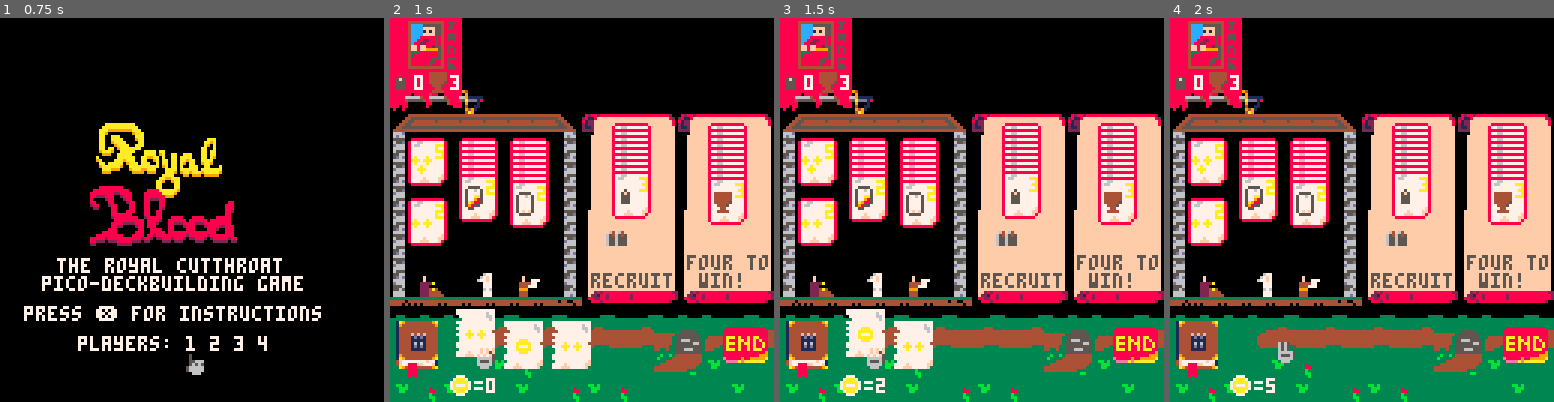
Above: before the commit, frames 1-4 (left to right).
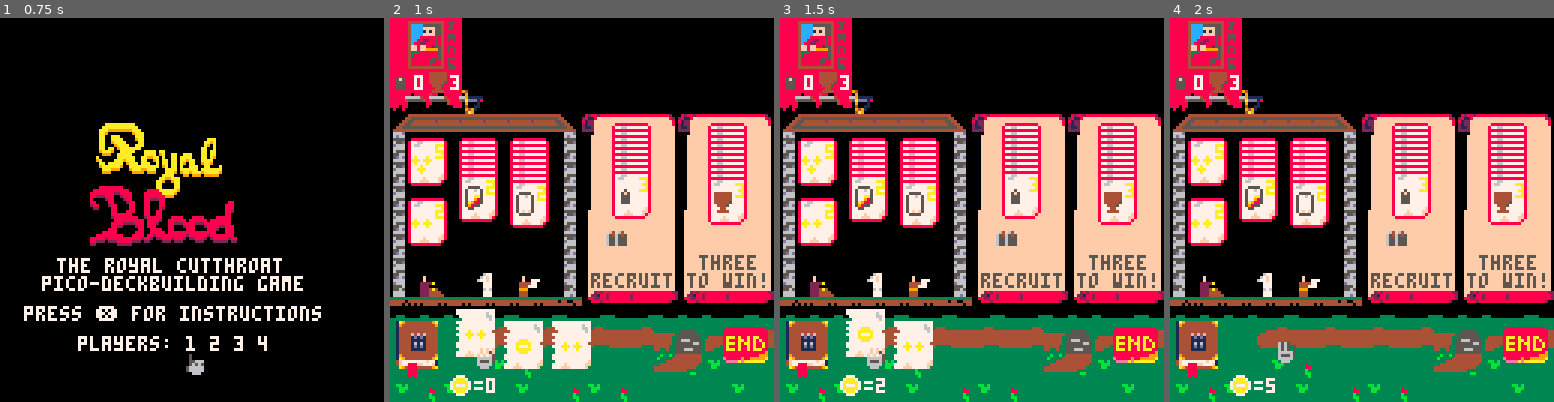
Above: after the commit, the same moments.

Repository: HingeAntoine/MedievalBuilder
Game: PICO-8 cartridge medievalbuilder.p8
Two runs of this game, one before a commit and one after it. Both use one fixed random seed, a clock stepped at 60 frames per second and the inputs below.
Inputs:
- Up to frame 1 (0.75 s): tap X (X key) at 0.33 s; tap O (Z key) at 0.7 s
- Up to frame 2 (1 s): no input
- Up to frame 3 (1.5 s): tap X (X key) at 1.07 s
- Up to frame 4 (2 s): hold Right from 1.6 s (still down); tap O (Z key) at 1.7 s; tap X (X key) at 1.85 s

Frame 1 is identical in both runs. In frame 2, 0.6% of the frame differs, in the area x 77-99%, y 61-71%; in frame 3, 0.6%; in frame 4, 0.6%.

Commit message:
Destroy cards from discard effect
Working destroy card from discard effect.

Diff:
--- a/medievalbuilder.p8
+++ b/medievalbuilder.p8
@@ -20,6 +20,7 @@
 zone_selected=1
 
 show_discard=false
+dest_card=0
 
 player_win=0
 start_screen=true
@@ -75,9 +76,11 @@
 constwin =3
 constslay=4
 constgrail=5
+constdest=6
 constnill=99
 
 function init_jobs()
+ -- working
 	local banker={
  	jobspr=29,
  	top_card={
@@ -94,6 +97,7 @@
   	inf=false}
 	}
 
+	--working
 	local librarian={
 	 jobspr=45,
  	top_card={
@@ -110,6 +114,7 @@
   	inf=false}
 	}
 
+	--todo
 	local wizard={
 	 jobspr=18,
  	top_card={
@@ -126,22 +131,24 @@
   	inf=false}
 	}
 
+	--todo
 	local priest={
 	 jobspr=54,
  	top_card={
-  	card=create_card(53,{{constnill,3}}),
+  	card=create_card(53,{{constdest,3}}),
   	price=6,
   	inf=false},
  	med_card={
-  	card=create_card(52,{{constnill,2}}),
+  	card=create_card(52,{{constdest,2}}),
   	price=4,
   	inf=false},
  	low_card={
-  	card=create_card(51,{{constnill,1}}),
+  	card=create_card(51,{{constdest,1}}),
   	price=2,
   	inf=false}
 	}
 
+	--working
 	local dragon={
 	 questspr={61,62},
 	 text={"slay it"},
@@ -159,6 +166,7 @@
   	inf=false}
 	}
 
+ --working
  local soldiers={
 	 questspr={},
 	 text={"recruit"},
@@ -176,9 +184,10 @@
   	inf=false}
 	}
 
+ --working/to tweak
  local grail={
 	 questspr={},
-	 text={"four to"," win!"},
+	 text={" three","to win!"},
  	top_card={
   	card=create_card(50,{{constgrail,3}}),
   	price=7,
@@ -193,6 +202,7 @@
   	inf=false}
 	}
 
+	-- working
 	local king={
 	 questspr={},
 	 text={"become","king!"},
@@ -391,18 +401,27 @@
    end
    p_win(winner)
   end
+ --win the game
  elseif eff_type==constwin then
   p_win(curr_player)
+ -- slay the dragon
  elseif eff_type==constslay then
   dragon_hp-=eff_param
   if dragon_hp<=0 then
    p_win(curr_player)
   end
+ -- find the grails
  elseif eff_type==constgrail then
   grails += eff_param
-  if grails >= 4 then
+  if grails >= 3 then
    p_win(curr_player)
   end
+ --destroy card from discard
+ elseif eff_type==constdest then
+  show_discard=true
+  curr_card=0
+  zone_selected=3
+  dest_card=eff_param
  end
 end
 
@@ -502,7 +521,7 @@
    end
 
    if curr_disc[i]>win_discarded[i][2] then
-     win_discarded[i]={curr_disc[i]-3,curr_disc[i]}
+    win_discarded[i]={curr_disc[i]-3,curr_disc[i]}
    end
   end
 
@@ -536,6 +555,27 @@
    zone_selected =2
    curr_playfield=5
   end
+ end
+
+ if btnp(4) and dest_card>0 then
+  sfx(1)
+  dest_card-=1
+  if discarded_zone==2 then
+   del(cards_played,cards_played[curr_disc[2]])
+  elseif discarded_zone==1 then
+   del(players[curr_player].discard,players[curr_player].discard[curr_disc[1]])
+  end
+
+  if curr_disc[1]>#players[curr_player].discard then
+   curr_disc[1]=#players[curr_player].discard
+  elseif curr_disc[2]>#cards_played then
+   curr_disc[2]=#cards_played
+  end
+
+  return
+ elseif btnp(5) and dest_card>0 then
+  dest_card=0
+  return
  end
 
  if btnp(4) or btnp(5) then
@@ -776,6 +816,14 @@
  rect(19,19,99,99,8)
  rect(20,20,98,98,7)
 
+ if dest_card>0 then
+  rectfill(19,19,99,109,15)
+  rect(18,18,100,110,7)
+  rect(19,19,99,109,8)
+  rect(20,20,98,108,7)
+  print(dest_card.." left to destroy\n🅾️ dest, ❎ cancel", 24, 92, 0)
+ end
+
  print("discarded",22,22,0)
  draw_cards_hand(players[curr_player].discard,
   curr_disc[1],
@@ -875,6 +924,7 @@
  if turn_start then
   draw_cards(3)
   coins=0
+  grails=0
   zone_selected=1
   curr_card=1
   turn_start=false
@@ -907,6 +957,7 @@
   print("the royal cutthroat", 19, 80, 7)
   print("pico-deckbuilding game",14, 86, 7)
   print("press ❎ for instructions",8, 96, 7)
+  --print("press 🅾️ to begin",8, 96, 7)
   print("players: 1 2 3 4",26, 106, 7)
   spr(40,cursor_pnum*8+53, 111)
   if not start_screen then
@@ -926,7 +977,6 @@
  map(0,0,0,0,16,16)
 
  --draw other elements
- --draw_meeples()
  draw_players()
  draw_jobs()
  draw_quests()
Not shown, changed: the music (__music__) section of medievalbuilder.p8
Not shown, changed: the sound effects (__sfx__) section of medievalbuilder.p8
